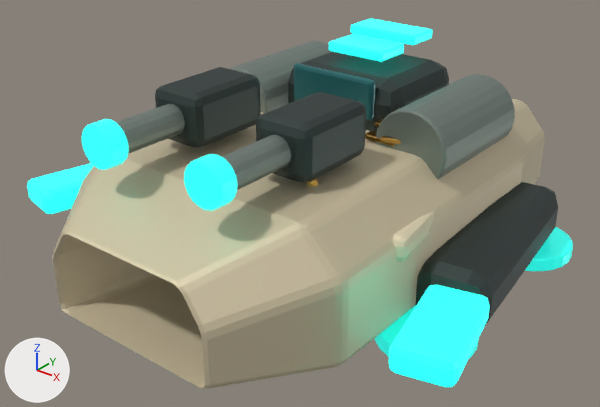
Before and after pictures for a commit that changed the Blender file assets/models/source/vehicles/lancer.blend.
Both versions are drawn from a 50 mm lens placed at (2.46, -3.31, 2.43), pointed at (-0.07, -0.15, 0.47). Lighting does not change. The marker at lower left points along +X, +Y and +Z. The first picture is the older version.

The older version as bpy lines, for what is in view:
```python
ob_coherent_beam_lance = bpy.data.objects.new('Coherent beam lance', me_cylinder_215)
ob_coherent_beam_lance.location = (-0.32, -0.91, 1.08)
ob_coherent_beam_lance.rotation_euler = (1.571, 0.0, 0.0)  # degrees (90, 0, 0)
ob_prism_lancer___swept_hover_skimmer = bpy.data.objects.new('Prism lancer · swept hover skimmer', me_prism_lancer___swept_hover_skimmer___mesh)
ob_prism_lancer___swept_hover_skimmer.location = (0.0, 0.0, 0.0)
ob_static___vehicle___armor_light = bpy.data.objects.new('Static · Vehicle / armor_light', me_static___vehicle___armor_light___consolidated_mesh_002)
ob_static___vehicle___armor_light.location = (-0.65, -0.2, 0.68)
ob_static___vehicle___armor_light.rotation_euler = (0.0, 0.0, -0.15)  # degrees (0, 0, -8.6)
ob_static___vehicle___steel = bpy.data.objects.new('Static · Vehicle / steel', me_static___vehicle___steel___consolidated_mesh_004)
ob_static___vehicle___steel.location = (-0.55, 0.28, 0.92)
ob_static___vehicle___steel.rotation_euler = (1.571, 0.0, 0.0)  # degrees (90, 0, 0)
ob_teamcolor = bpy.data.objects.new('TeamColor', me_teamcolor___consolidated_mesh_004)
ob_teamcolor.location = (-1.15, -0.76, 0.49)
ob_teamcolor.rotation_euler = (0.0, 0.0, -0.23)  # degrees (0, 0, -13)
# also in view: 'Forward prism canopy' at (0.0, 0.04, 1.07); 'Static · Vehicle / energy' at (0.0, 0.1, 0.62); 'Static · Vehicle / dark' at (0.0, 0.0, 0.73)
```
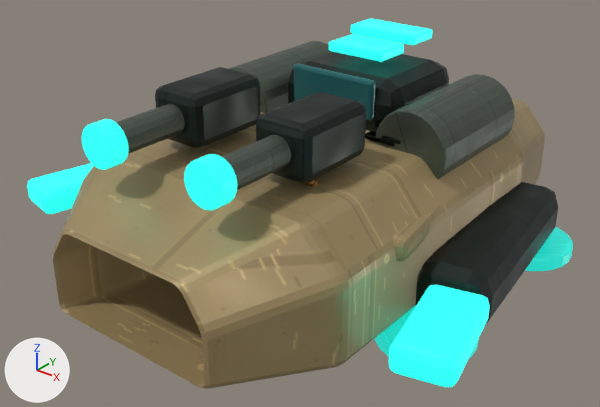
Edits to the bpy script that builds the scene:
```text
Add img_ceramic_normal_png:
    img_ceramic_normal_png = load_image('ceramic_normal.png', '../../textures/industrial/ceramic_normal.png', 512, 512, 'Non-Color')
Add img_ceramic_albedo_png:
    img_ceramic_albedo_png = load_image('ceramic_albedo.png', '../../textures/industrial/ceramic_albedo.png', 512, 512, 'sRGB')
Add img_ceramic_roughness_png:
    img_ceramic_roughness_png = load_image('ceramic_roughness.png', '../../textures/industrial/ceramic_roughness.png', 512, 512, 'Non-Color')
Add img_steel_albedo_png:
    img_steel_albedo_png = load_image('steel_albedo.png', '../../textures/industrial/steel_albedo.png', 512, 512, 'sRGB')
Add img_steel_normal_png:
    img_steel_normal_png = load_image('steel_normal.png', '../../textures/industrial/steel_normal.png', 512, 512, 'Non-Color')
Add img_steel_roughness_png:
    img_steel_roughness_png = load_image('steel_roughness.png', '../../textures/industrial/steel_roughness.png', 512, 512, 'Non-Color')
Change mat_vehicle___armor:
    remove # nodes: BsdfPrincipled, OutputMaterial
    remove # colours: beige #d4c7a8
    nodes: BsdfPrincipled, NormalMap, OutputMaterial, TexImage x3
    uses the picture img_ceramic_albedo_png
    uses the picture img_ceramic_normal_png
    uses the picture img_ceramic_roughness_png
Change mat_vehicle___steel:
    remove # nodes: BsdfPrincipled, OutputMaterial
    remove # colours: grey #89958e
    nodes: BsdfPrincipled, NormalMap, OutputMaterial, TexImage x3
    uses the picture img_steel_albedo_png
    uses the picture img_steel_normal_png
    uses the picture img_steel_roughness_png
Change mat_vehicle___armor_light:
    remove # nodes: BsdfPrincipled, OutputMaterial
    remove # colours: beige #eadebd
    nodes: BsdfPrincipled, NormalMap, OutputMaterial, TexImage x3
    uses the picture img_ceramic_albedo_png
    uses the picture img_ceramic_normal_png
    uses the picture img_ceramic_roughness_png
```

Pixel boxes (x1, y1, x2, y2) of what changed, in the pictures (600 x 407 px):
'Prism lancer · swept hover skimmer', surface changed (beige to brown): (53, 99, 545, 389) in both
'Static · Vehicle / steel', surface changed (darker): (222, 41, 515, 190) in both
'Coherent beam lance', surface changed (darker): (116, 104, 185, 154) in both
'Static · Vehicle / armor_light', surface changed (darker): (393, 211, 435, 261) in both
